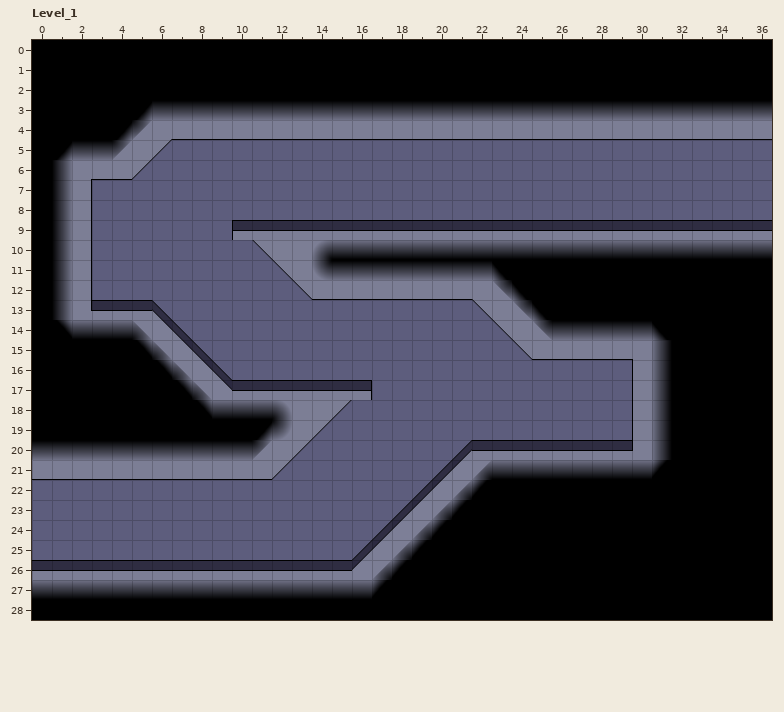
Two states of a LDtk project, Darkrise/Assets/Levels/ryoDemoLevel.ldtk. Above is the file before it was changed.
Cells are 60x60 px. Shown: Level_1 x 0..36, y 0..28. The commit also changed other parts of the map, which this record leaves out.
After:
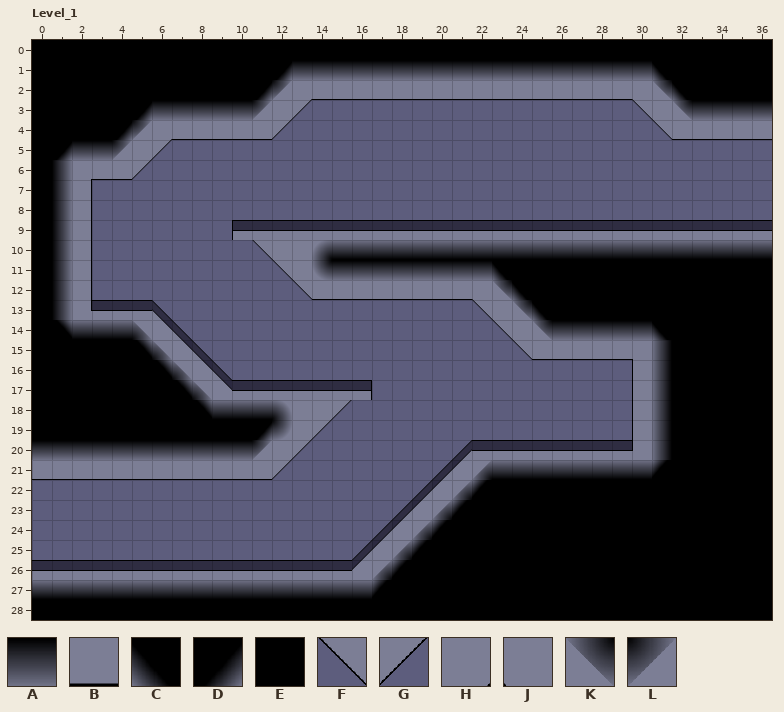
Key: from "Darkrise_Tilemap_5_4": A 36 flipped up-down, B 60 flipped up-down, C 74 flipped up-down, D 74 turned 180, E 76, F 126 flipped up-down, G 126 turned 180, H 134, J 134 flipped left-right, K 2 under 40 flipped up-down, L 2 under 40 turned 180.
_ is an empty cell, . an unchanged one.
From old to new:
--- layer "Tiles"
@@ x 11..32 @@
- 1 .EEEEEEEEEEEEEEEEEEEE.
- 2 EEEEEEEEEEEEEEEEEEEEEE
- 3 AAAAAAAAAAAAAAAAAAAAAA
- 4 .BBBBBBBBBBBBBBBBBBBB.
+ 1 .DAAAAAAAAAAAAAAAAAAC.
+ 2 DLHBBBBBBBBBBBBBBBBJKC
+ 3 LHG________________FJK
+ 4 .G__________________F.
Changed places in both pictures, as pixel boxes (x1, y1, x2, y2):
changed: (253, 62, 691, 140)
